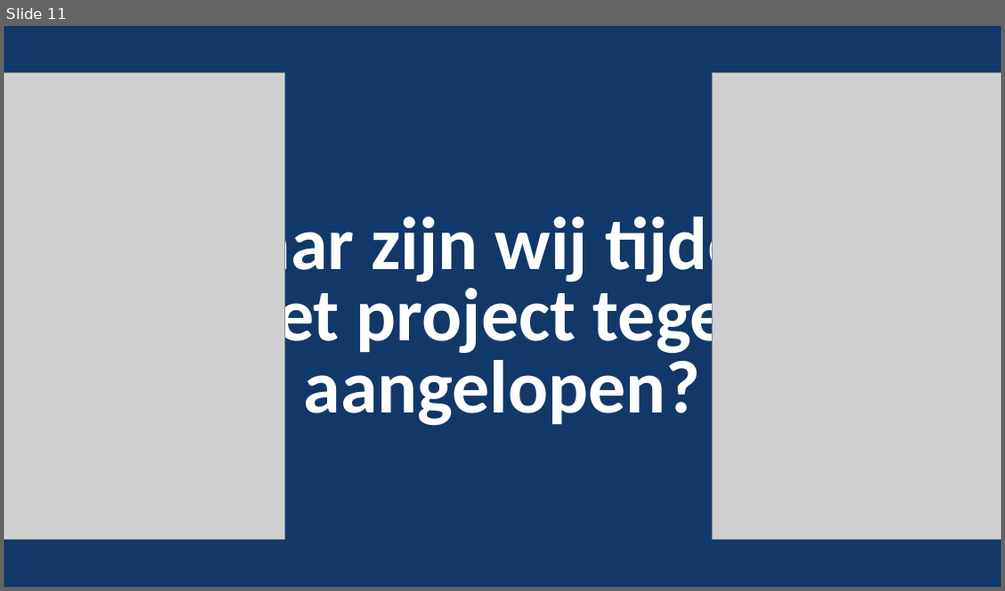
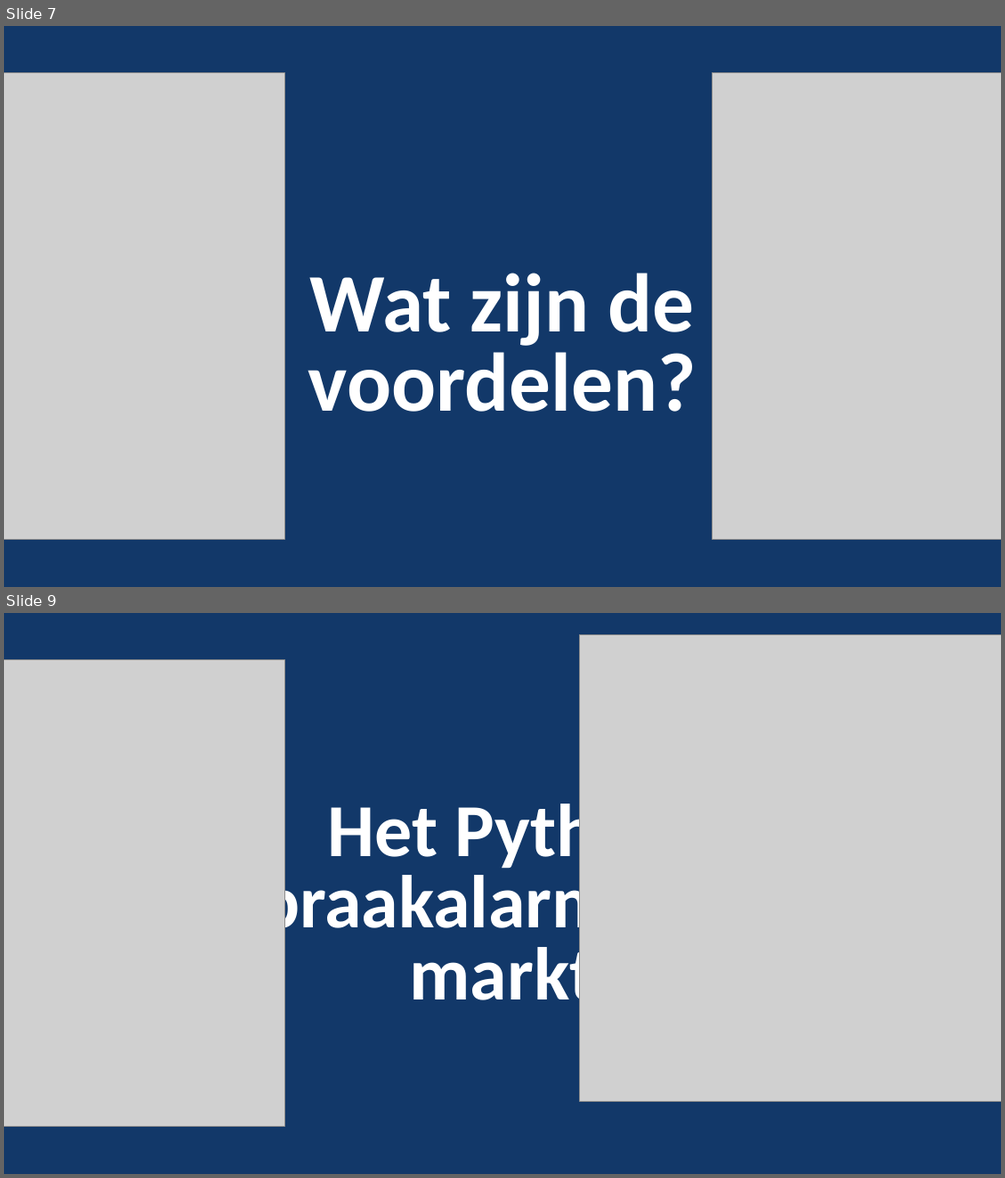
Before and after one commit to vincevannoort/miniproject-computersystems, a slide deck: presentatie/minproject-presentatie.pptx. Shown one above the other, each under a label of ours: slide 11 before the commit, slides 7 and 9 after it; the slides between them are not shown. The pictures are 1005x591 and 1005x1178 pixels, drawn with LibreOffice and Linux fonts; fonts in the diff are those of the drawing; grey boxes stand for pictures. Boxes give left, top, right and bottom in pixels: in the first picture for what was removed or moved away, otherwise in the second. Text is boxed around its words. In the diff, an @@ line names an element or a change of style, - is before the commit and + after.

```diff
--- a/presentatie/minproject-presentatie.pptx
+++ b/presentatie/minproject-presentatie.pptx
@@ slide 9 added at (4,613,1001,1174), background #123869 @@
@@ picture added at (580,634,1001,1101) @@
@@ picture added at (4,660,284,1126) @@
@@ title added at (200,794,677,1017), 72 pt, text #FFFFFF, bold @@
+Het Python Inbraakalarm op de markt
@@ what was slide 11 is now slide 7 @@
@@ slide 7 changed as well @@
@@ title at (308,273,696,411): text changed; size 72 to 80 pt @@
-Waar zijn wij tijdens het project tegen aangelopen?
+Wat zijn de voordelen?
```
Also in this commit, not shown: 3 other slides changed, 6 other slides added, 8 slides removed.
